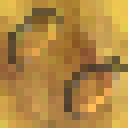
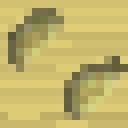
Comparing the layer stacks of the two 128x128 images. Changes:
added layer "trail_flat" above "castle" over [0, 0, 128, 128]
showed "Copie de Copie de Copie de Copie de Copie de Calque" over [0, 0, 128, 128]
added layer "trail_flat_wheat.png" above "castle_straw.png" over [0, 0, 128, 128]
hid "castle_straw.png" over [0, 0, 128, 128]
hid "default_grass.png #1" over [0, 0, 128, 128]
